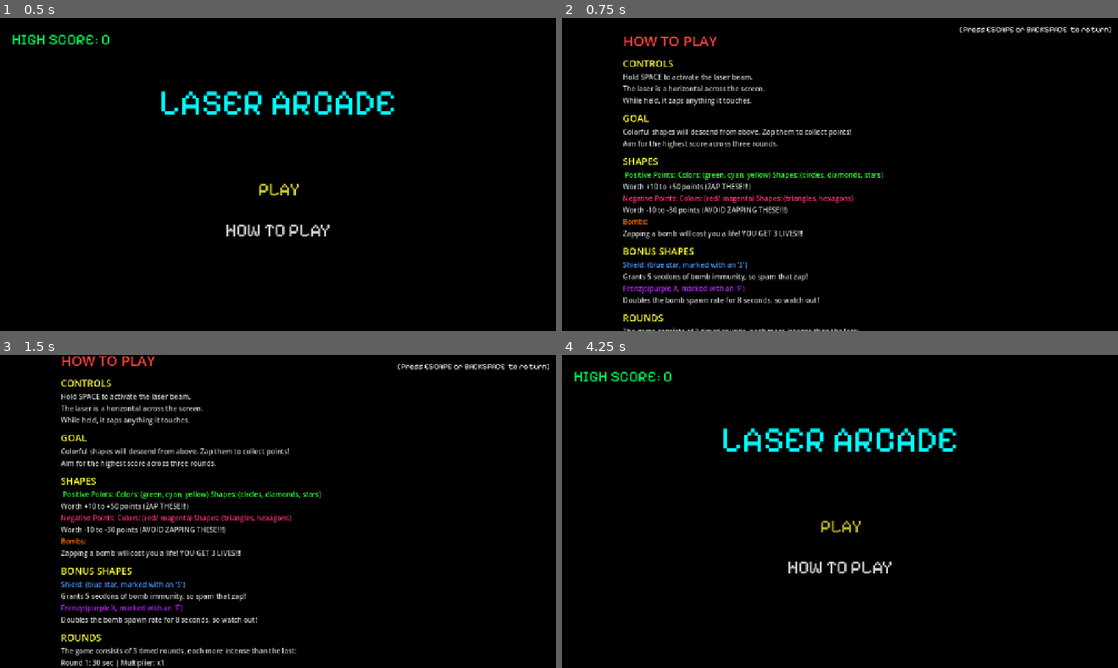
Above: before the commit, frames 1-4 (two rows, left to right).
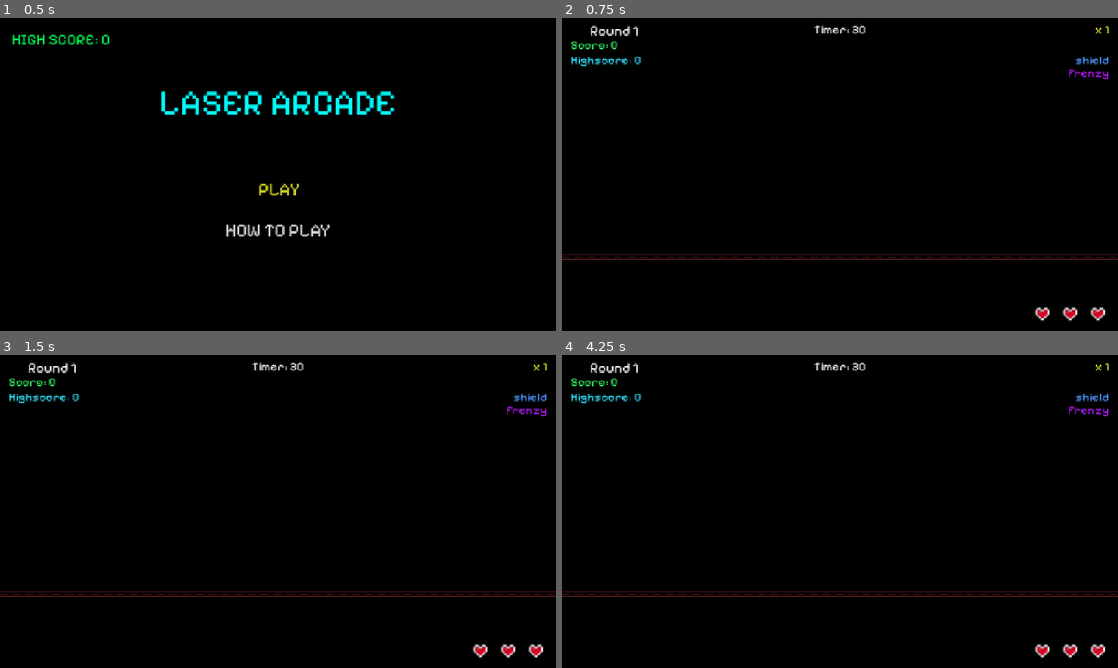
Above: after the commit, the same moments.

Repository: Tortiz-CSUF/laser-arcade-game
Game: Godot game, scene res://Scenes/title_screen.tscn
The game is run twice, just before and just after one commit, with the same random seed, the same clock (stepped at 60 frames per second) and the same inputs.
Inputs:
- Up to frame 1 (0.5 s): no input
- Up to frame 2 (0.75 s): tap Enter (ui_accept) at 0.5 s; hold Up (ui_up) from 0.53 s (still down); hold Enter (ui_accept) from 0.53 s (still down)
- Up to frame 3 (1.5 s): release Up (ui_up) at 1.28 s; release Enter (ui_accept) at 1.28 s; hold S (ui_down) from 1.28 s (still down); tap Space (shoot_laser) at 1.35 s
- Up to frame 4 (4.25 s): tap Enter (ui_accept) at 1.52, 1.55, 1.82, 2, 3.02, 3.05, 3.32, 3.5 s; release S (ui_down) at 2.03 s; hold Enter (ui_accept) 2.03-2.78 s; hold Up (ui_up) 2.03-3.53 s; tap Space (shoot_laser) at 2.85 s; hold S (ui_down) from 3.53 s (still down); hold Enter (ui_accept) from 3.53 s (still down); tap Escape (ui_cancel) at 4.15 s

Frame 1 is identical in both runs. In frame 2, 8.3% of the frame differs, in the area x 0-100%, y 2-100%; in frame 3, 8.7%, in the area x 0-100%, y 0-100%; in frame 4, 4.3%.
Error after the commit: Trying to assign value of type 'ColorRect' to a variable of type 'Label'. (res://Scripts/game.gd:71)

Commit message:
laser-arcade_Interim_
- game.gd script completed (ready for testing).

Diff:
--- a/Scripts/game.gd
+++ b/Scripts/game.gd
@@ -91,13 +91,63 @@
 	# reset each new game
 	GameManager.reset()
 
+	# Connects GameManager signals -> HUD
+	GameManager.lives_changed.connect((_on_lives_changed))
+	GameManager.score_chagned.connect(_on_score_chagned)
+	GameManager.multiplier_changed.connect(_on_multiplier_changed)
+
+	# Other Signal connections
+	laser.shape_zapped.connect(_on_shape_zapped)
+	spawn_timer.timeout.connect(_on_spawn_timer_timeout)
+
+	# populate HUD with starting vals
+	_update_hud()
+	_update_hearts()
+
+	# start round 1
+	await  get_tree().create_timer(0.4).timeout
+	_start_round(1)
+
 
 func _process(delta: float) -> void:
-	pass
+	# updates round timer, effect timers and indicators
+	if not is_playing:
+		return
+
+	# round timer
+	if round_time_left <= 0.0:
+		_end_round()
+		return
+
+	# shield timer
+	if shield_time_left > 0.0:
+		shield_time_left -= delta
+		shield_indicator.text = "SHIELD: " + str(ceili(shield_time_left)) + "s"
+		if shield_time_left <= 0.0:
+			GameManager.deactivate_sheild()
+			shield_indicator.text = ""
+
+	# frenzy timer
+	if frenzy_time_left > 0.0:
+		frenzy_time_left -= delta
+		frenzy_indicator.text = "FRENZY: " + str(ceili(frenzy_time_left)) + "s"
+		if frenzy_time_left <= 0.0:
+			GameManager.deactivate_sheild()
+			frenzy_indicator.text = ""
+			# restores normal spawn rate
+			spawn_timer.wait_time = current_round_cfg["spawn_interval"]
 
 
 func _unhandled_input(event: InputEvent) -> void:
-	pass
+	# restart/ quit input on game over/ victory overlays
+	if not event.is_action_pressed("ui_accept") and not event.is_action_pressed("ui_cancel"):
+		return
+
+	if is_game_over or victory_overlay.visible:
+		if event.is_action_pressed("ui_accept"):
+			get_tree().reload_current_scene()
+	elif event.is_action_pressed("ui_cancel"):
+		get_tree().change_scene_to_file("res://Scenes/title_screen.tscn")
 
 ## Round management
 func _start_round(round_num: int) -> void:
@@ -136,9 +186,8 @@
 
 	if GameManager.current_round < 3:
 		# short pause for next round
-		await  get_tree().create_timer(1.2).timeout
+		await get_tree().create_timer(1.2).timeout
 		_start_round(GameManager.current_round + 1)
-
 	else:
 		# game complete
 		await get_tree().create_timer(1.0).timeout
--- a/Scripts/title_screen.gd
+++ b/Scripts/title_screen.gd
@@ -78,6 +78,6 @@
 	### NOTE: NEED TO INSERT SCENES PATHS TO OPTION LOGIC
 	match selected_index:
 		0:
-			get_tree().change_scene_to_file("[INSERT LEVEL PATH HERE]")
+			get_tree().change_scene_to_file("res://Scenes/game.tscn")
 		1:
 			get_tree().change_scene_to_file("res://Scenes/instructions.tscn")
